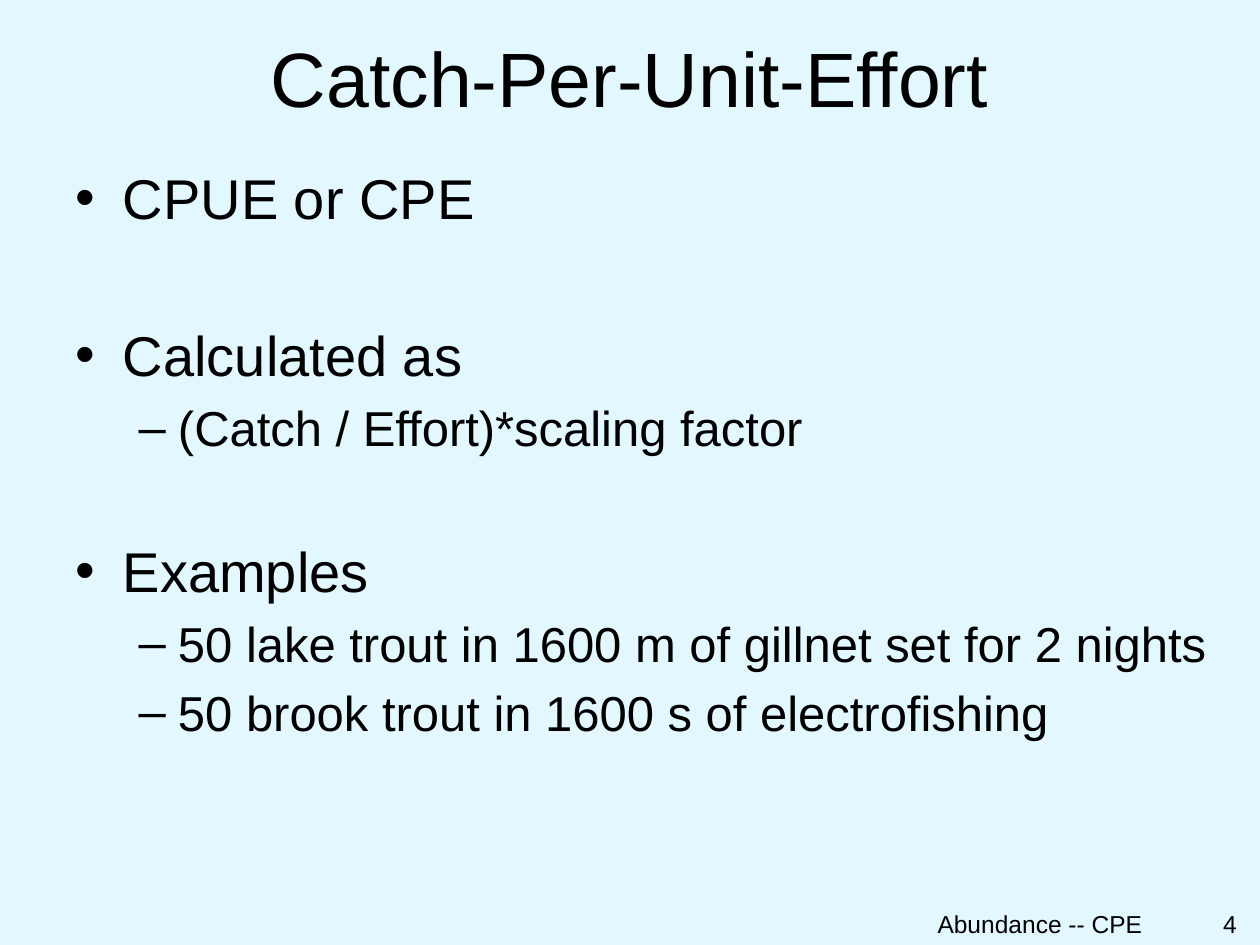
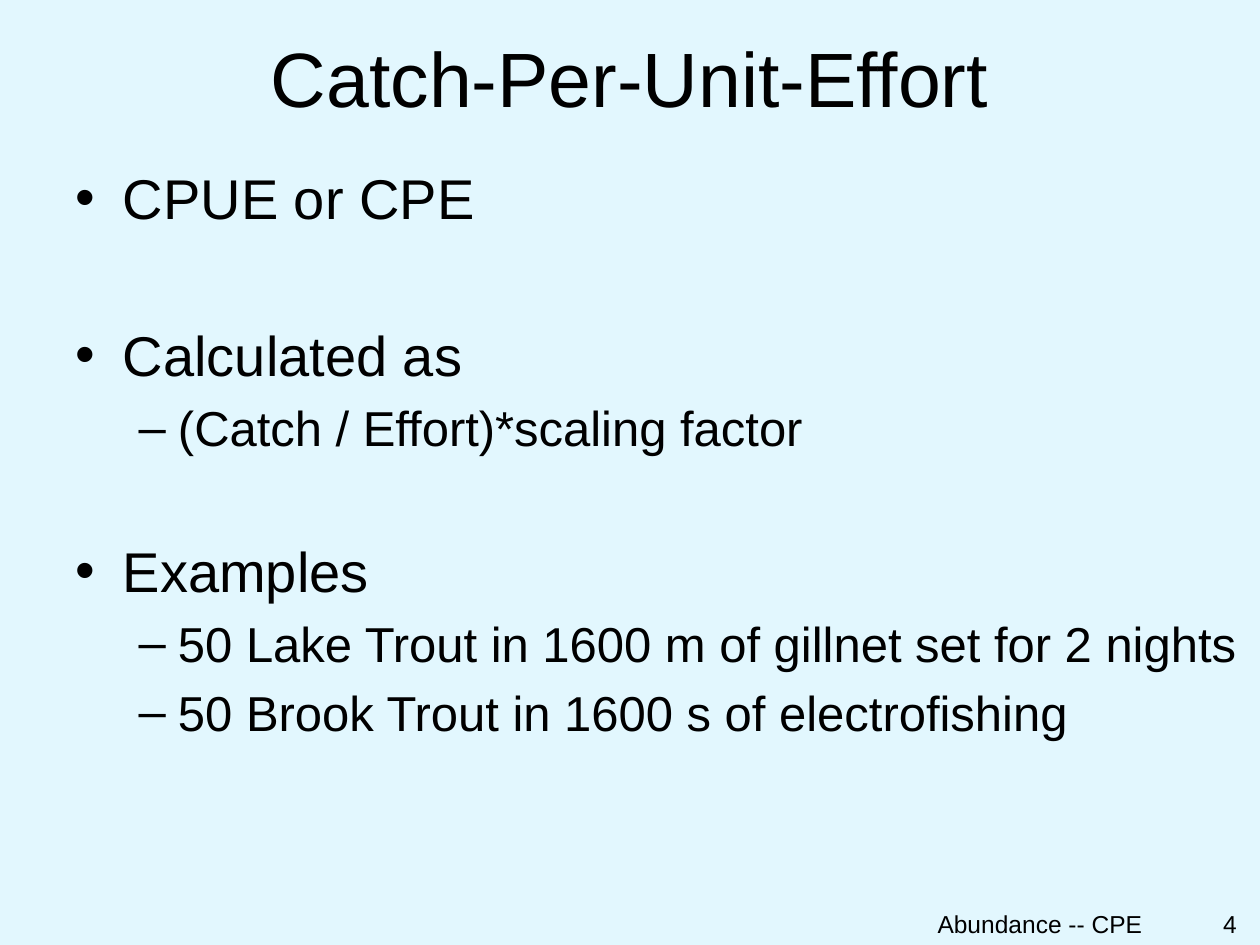
Before and after one commit to droglenc/NCNRS349, a slide deck: slide 4 of modules/CPE/PPT.pptx. Drawn at 1260x945 pixels with LibreOffice and Linux fonts; fonts in the diff are those of the drawing; background and template pictures are left out. Boxes give left, top, right and bottom in pixels: in the first picture for what was removed or moved away, otherwise in the second. Text is boxed around its words. In the diff, an @@ line names an element or a change of style, - is before the commit and + after.

```diff
--- a/modules/CPE/PPT.pptx
+++ b/modules/CPE/PPT.pptx
@@ text at (178,626,1237,741): text changed @@
-  – 50 lake trout in 1600 m of gillnet set for 2 nights
-  – 50 brook trout in 1600 s of electrofishing
+  – 50 Lake Trout in 1600 m of gillnet set for 2 nights
+  – 50 Brook Trout in 1600 s of electrofishing
```
Also in this commit, not shown: 1 other file.
